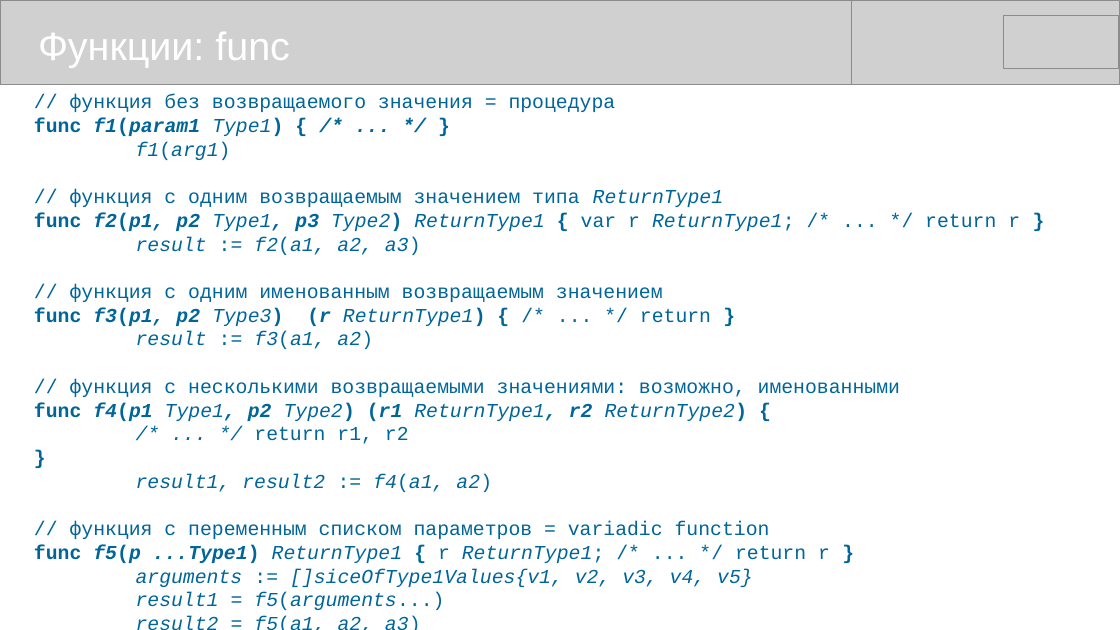
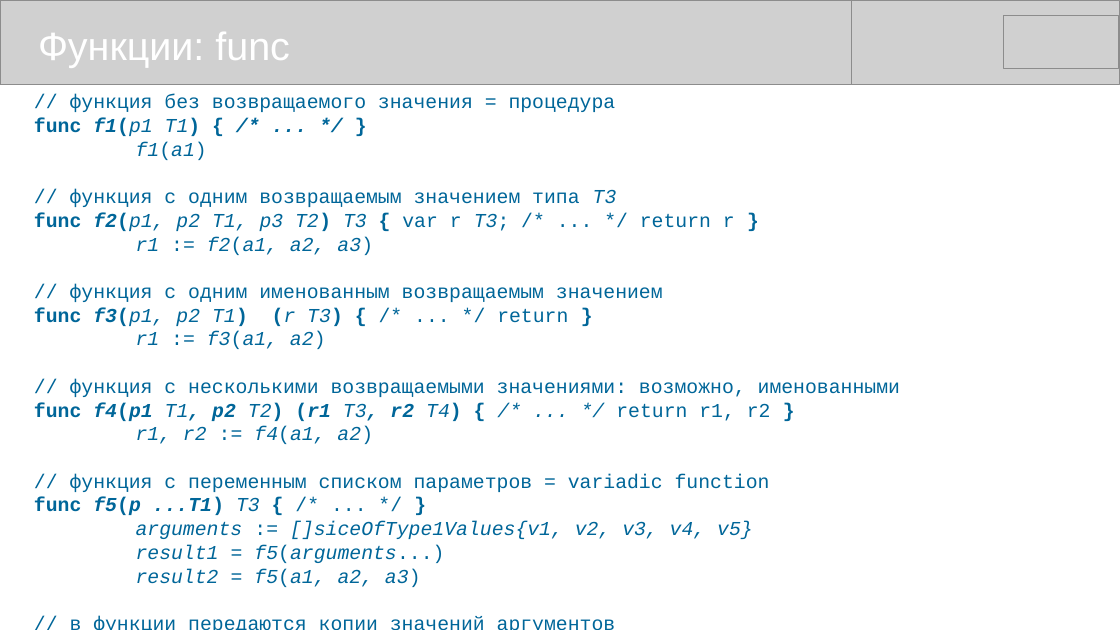
Before and after one commit to mike-shock/Go_language, a slide deck: slide 21 of Go_Preview.odp (slide 23 before the commit). Drawn at 1120x630 pixels with LibreOffice and Linux fonts; fonts in the diff are those of the drawing; grey boxes stand for pictures. Boxes give left, top, right and bottom in pixels: in the first picture for what was removed or moved away, otherwise in the second. Text is boxed around its words. In the diff, an @@ line names an element or a change of style, - is before the commit and + after.

```diff
--- a/Go_Preview.odp
+++ b/Go_Preview.odp
@@ text at box(34, 94, 900, 587): paragraph added @@
+// в функции передаются копии значений аргументов
@@ text at box(34, 118, 735, 255): text changed; italic off @@
-func f1(param1 Type1) { /* ... */ }
-f1(arg1)
-// функция с одним возвращаемым значением типа ReturnType1
-func f2(p1, p2 Type1, p3 Type2) ReturnType1 { var r ReturnType1; /* ... */ return r }
-result := f2(a1, a2, a3)
+func f1(p1 T1) { /* ... */ }
+f1(a1)
+// функция с одним возвращаемым значением типа T3
+func f2(p1, p2 T1, p3 T2) T3 { var r T3; /* ... */ return r }
+r1 := f2(a1, a2, a3)
@@ text at box(34, 308, 568, 349): text changed; italic off @@
-func f3(p1, p2 Type3) (r ReturnType1) { /* ... */ return }
-result := f3(a1, a2)
+func f3(p1, p2 T1) (r T3) { /* ... */ return }
+r1 := f3(a1, a2)
@@ text at box(34, 403, 771, 444): text changed @@
-func f4(p1 Type1, p2 Type2) (r1 ReturnType1, r2 ReturnType2) {
-/* ... */ return r1, r2
-}
-result1, result2 := f4(a1, a2)
+func f4(p1 T1, p2 T2) (r1 T3, r2 T4) { /* ... */ return r1, r2 }
+r1, r2 := f4(a1, a2)
@@ text at box(34, 497, 260, 515): text changed; bold on; italic off @@
-func f5(p ...Type1) ReturnType1 { r ReturnType1; /* ... */ return r }
+func f5(p ...T1) T3 { /* ... */ }
```
Also in this commit, not shown: 10 other slides changed, 5 slides removed, 1 other file.
